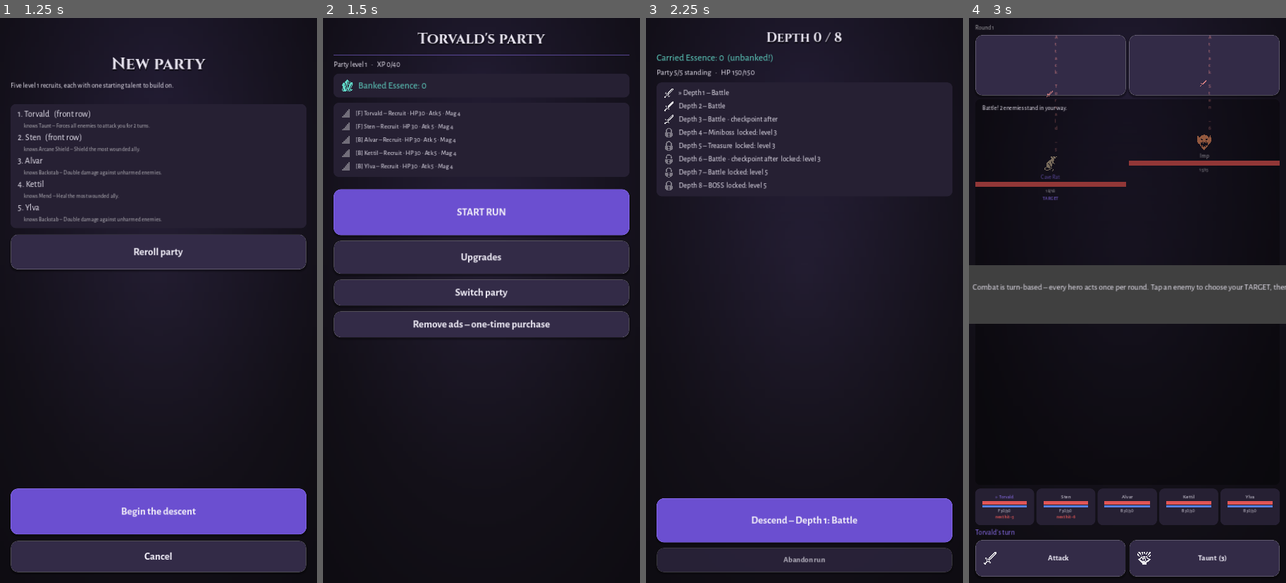
Above: before the commit, frames 1-4 (left to right).
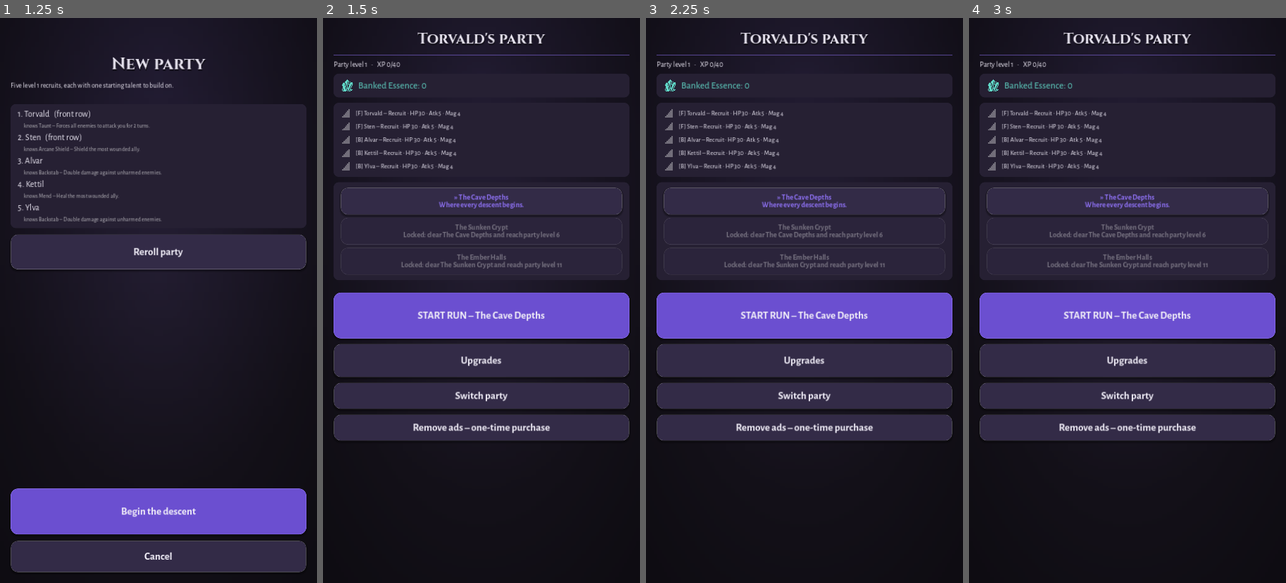
Above: after the commit, the same moments.

Repository: DrDev1337/Dreamapp
Game: Godot game, scene res://scenes/main.tscn
The game is run twice, just before and just after one commit, with the same random seed, the same clock (stepped at 60 frames per second) and the same inputs.
Inputs (mouse positions are in pixels of both pictures, inside the frame that each line leads up to):
- Up to frame 1 (1.25 s): click "+ New party" at 0.5 s
- Up to frame 2 (1.5 s): click "Begin the descent" at 1.25 s
- Up to frame 3 (2.25 s): click (804, 210) at 2 s, where only the run before the commit has a clickable "START RUN"
- Up to frame 4 (3 s): click (1127, 520) at 2.75 s, where only the run before the commit has a clickable "Descend – Depth 1: Battle"

Frame 1 is identical in both runs. In frame 2, 32% of the frame differs, in the area x 3-97%, y 30-75%; in frame 3, 42%; in frame 4, 66%, in the area x 0-100%, y 1-99%.

Commit message:
Add dungeon progression with rising difficulty
Three dungeons that unlock in sequence and keep the endgame dangerous:
The Cave Depths, The Sunken Crypt (level 6 + Cave boss) and The Ember
Halls (level 11 + Crypt boss).

- New Dungeons catalog; each dungeon has a depth_offset that continues
  the enemy/reward curve where the previous dungeon ended, plus its own
  level gates - no separate difficulty knobs to tune
- Boss kills are tracked per dungeon (party.dungeon_clears) and unlock
  the next one; victory screen announces newly opened dungeons
- Death piles are dungeon-bound: reclaiming lost Essence requires a run
  in the dungeon where the party fell
- Hub gets a dungeon selector (locked entries show their requirement);
  run map shows the dungeon name and its own gate levels
- Simulator always plays the deepest unlocked dungeon and tags outcomes
  by tier; new tests cover unlock rules, scaling, gates, pile binding
  and save/resume of the dungeon id

Co-Authored-By: Claude Fable 5 <noreply@anthropic.com>
Claude-Session: https://claude.ai/code/session_019aKYy591HB2eGFWw2i1t2D

Diff:
--- a/src/autoload/game.gd
+++ b/src/autoload/game.gd
@@ -78,10 +78,10 @@
 	return run != null and not run.finished
 
 
-func start_run() -> void:
+func start_run(dungeon_id: String = Dungeons.DEFAULT) -> void:
 	_run_seed_counter += 1
 	var seed_value := int(Time.get_unix_time_from_system()) + _run_seed_counter
-	run = RunState.start(party, seed_value)
+	run = RunState.start(party, seed_value, dungeon_id)
 	save_game()
 
 
--- a/src/core/balance.gd
+++ b/src/core/balance.gd
@@ -16,18 +16,20 @@
 const DEPTH_LEVEL_GATES := {4: 3, 7: 5}
 
 
-static func required_level_for_depth(depth: int) -> int:
+# Grindarna kan bytas per dungeon (Dungeons.CATALOG) – defaulten är
+# första dungeonens.
+static func required_level_for_depth(depth: int, gates: Dictionary = DEPTH_LEVEL_GATES) -> int:
 	var required := 1
-	for gate_depth in DEPTH_LEVEL_GATES:
-		if depth >= gate_depth:
-			required = maxi(required, DEPTH_LEVEL_GATES[gate_depth])
+	for gate_depth in gates:
+		if depth >= int(gate_depth):
+			required = maxi(required, int(gates[gate_depth]))
 	return required
 
 
-static func max_depth_for_level(level: int) -> int:
+static func max_depth_for_level(level: int, gates: Dictionary = DEPTH_LEVEL_GATES) -> int:
 	var max_depth := 0
 	for depth in range(1, RUN_ROOM_COUNT + 1):
-		if level >= required_level_for_depth(depth):
+		if level >= required_level_for_depth(depth, gates):
 			max_depth = depth
 	return max_depth
 
--- /dev/null
+++ b/src/core/dungeons.gd
@@ -0,0 +1,81 @@
+class_name Dungeons
+## Dungeonkatalog: spelet växer på djupet genom nya, svårare dungeons.
+## En dungeon låses upp genom att besegra bossen i den föregående plus
+## ett nivåkrav. depth_offset matas in i fiendeskalningen så att samma
+## kurva fortsätter: dungeon 2 börjar där dungeon 1 slutade – både
+## fiender och belöningar (Essens/XP) skalar automatiskt vidare.
+
+const CATALOG := {
+	"cave_depths":
+	{
+		"id": "cave_depths",
+		"tier": 1,
+		"name": "The Cave Depths",
+		"tagline": "Where every descent begins.",
+		"depth_offset": 0,
+		"entry_level": 1,
+		"gates": {4: 3, 7: 5},
+	},
+	"sunken_crypt":
+	{
+		"id": "sunken_crypt",
+		"tier": 2,
+		"name": "The Sunken Crypt",
+		"tagline": "Drowned halls, restless dead.",
+		"depth_offset": 8,
+		"entry_level": 6,
+		"gates": {4: 8, 7: 10},
+	},
+	"ember_halls":
+	{
+		"id": "ember_halls",
+		"tier": 3,
+		"name": "The Ember Halls",
+		"tagline": "The heat of the world's forge.",
+		"depth_offset": 16,
+		"entry_level": 11,
+		"gates": {4: 13, 7: 15},
+	},
+}
+
+const ORDER := ["cave_depths", "sunken_crypt", "ember_halls"]
+const DEFAULT := "cave_depths"
+
+
+static func get_dungeon(id: String) -> Dictionary:
+	return CATALOG.get(id, CATALOG[DEFAULT])
+
+
+## Dungeonen före denna i progressionen, "" för den första.
+static func previous_id(id: String) -> String:
+	var index := ORDER.find(id)
+	return ORDER[index - 1] if index > 0 else ""
+
+
+static func is_unlocked(party: PartyState, id: String) -> bool:
+	var dungeon := get_dungeon(id)
+	if party.level < int(dungeon["entry_level"]):
+		return false
+	var previous := previous_id(id)
+	return previous == "" or party.clears_of(previous) > 0
+
+
+## UI-text som förklarar vad som saknas för en låst dungeon.
+static func lock_reason(party: PartyState, id: String) -> String:
+	var dungeon := get_dungeon(id)
+	var parts: Array = []
+	var previous := previous_id(id)
+	if previous != "" and party.clears_of(previous) == 0:
+		parts.append("clear %s" % get_dungeon(previous)["name"])
+	if party.level < int(dungeon["entry_level"]):
+		parts.append("reach party level %d" % int(dungeon["entry_level"]))
+	return "Locked: " + " and ".join(parts) if not parts.is_empty() else ""
+
+
+## Den djupaste upplåsta dungeonen – rimlig default i hubben.
+static func highest_unlocked(party: PartyState) -> String:
+	var best := DEFAULT
+	for id in ORDER:
+		if is_unlocked(party, id):
+			best = id
+	return best
--- a/src/core/party.gd
+++ b/src/core/party.gd
@@ -11,8 +11,9 @@
 var banked_essence := 0
 var permanent_upgrades := {}
 var pending_boosts: Array = []
-var death_pile := {}  # {depth, essence, loot: []} – max en aktiv hög (US-2.5)
+var death_pile := {}  # {depth, essence, loot, dungeon_id} – max en aktiv hög (US-2.5)
 var bosses_defeated := 0
+var dungeon_clears := {}  # dungeon_id -> antal bossar besegrade där
 var tutorial_flags := {}
 var runs_completed := 0
 var deaths := 0  # partywipes
@@ -63,6 +64,10 @@
 	return "front" if index < Balance.FRONT_ROW_SIZE else "back"
 
 
+func clears_of(dungeon_id: String) -> int:
+	return int(dungeon_clears.get(dungeon_id, 0))
+
+
 func to_dict() -> Dictionary:
 	return {
 		"party_name": party_name,
@@ -74,6 +79,7 @@
 		"pending_boosts": pending_boosts,
 		"death_pile": death_pile,
 		"bosses_defeated": bosses_defeated,
+		"dungeon_clears": dungeon_clears,
 		"tutorial_flags": tutorial_flags,
 		"runs_completed": runs_completed,
 		"deaths": deaths,
@@ -92,6 +98,7 @@
 	party.pending_boosts = data.get("pending_boosts", [])
 	party.death_pile = data.get("death_pile", {})
 	party.bosses_defeated = int(data.get("bosses_defeated", 0))
+	party.dungeon_clears = data.get("dungeon_clears", {})
 	party.tutorial_flags = data.get("tutorial_flags", {})
 	party.runs_completed = int(data.get("runs_completed", 0))
 	party.deaths = int(data.get("deaths", 0))
--- a/src/core/run_state.gd
+++ b/src/core/run_state.gd
@@ -9,6 +9,7 @@
 ## utslagna tills en checkpoint väcker upp dem.
 
 var rooms: Array = []
+var dungeon_id: String = Dungeons.DEFAULT
 var current_depth := 0  # 0 = inte inne i något rum än
 var carried_essence := 0
 var unsecured_items: Array = []  # utrustade denna run, tappas vid wipe (US-5.2)
@@ -21,12 +22,21 @@
 
 
 ## Startar en ny run (US-1.1). Pending boosts aktiveras och förbrukas.
-static func start(party: PartyState, seed_value: int) -> RunState:
+static func start(
+	party: PartyState, seed_value: int, run_dungeon_id: String = Dungeons.DEFAULT
+) -> RunState:
 	var run := RunState.new()
+	run.dungeon_id = run_dungeon_id
 	run.rng.seed = seed_value
 	run.active_boosts = party.pending_boosts.duplicate(true)
 	party.pending_boosts = []
-	var pile_depth := int(party.death_pile.get("depth", -1)) if party.has_death_pile() else -1
+	# Dödshögen ligger i en specifik dungeon – bara runs där kan nå den.
+	var pile_depth := -1
+	if (
+		party.has_death_pile()
+		and String(party.death_pile.get("dungeon_id", Dungeons.DEFAULT)) == run_dungeon_id
+	):
+		pile_depth = int(party.death_pile.get("depth", -1))
 	run.rooms = RunGenerator.generate(run.rng, pile_depth)
 	run.heroes_combat = []
 	for i in party.heroes.size():
@@ -45,22 +55,36 @@
 	return {}
 
 
-## US-1.3: djupgräns kopplad till partynivå.
+func dungeon() -> Dictionary:
+	return Dungeons.get_dungeon(dungeon_id)
+
+
+## Djupet som matas in i fiende-/loot-skalningen: senare dungeons
+## fortsätter kurvan där den förra slutade.
+func effective_depth(depth: int) -> int:
+	return depth + int(dungeon()["depth_offset"])
+
+
+## US-1.3: djupgräns kopplad till partynivå. Grindarna är per dungeon.
 func max_reachable_depth(party: PartyState) -> int:
-	return Balance.max_depth_for_level(party.level)
+	return Balance.max_depth_for_level(party.level, dungeon()["gates"])
+
+
+func required_level_for(depth: int) -> int:
+	return Balance.required_level_for_depth(depth, dungeon()["gates"])
 
 
 func can_go_deeper(party: PartyState) -> bool:
 	if current_depth >= rooms.size():
 		return false
-	return party.level >= Balance.required_level_for_depth(current_depth + 1)
+	return party.level >= required_level_for(current_depth + 1)
 
 
 ## Text till UI:t när djupet är låst (US-1.3: tydlig indikation).
 func deeper_lock_reason(party: PartyState) -> String:
 	if current_depth >= rooms.size():
 		return ""
-	var required := Balance.required_level_for_depth(current_depth + 1)
+	var required := required_level_for(current_depth + 1)
 	if party.level < required:
 		return "Party level %d required to go deeper (you are level %d)." % [required, party.level]
 	return ""
@@ -90,11 +114,11 @@
 	match String(room["type"]):
 		"chest":
 			var bonus_rarity := _has_boost("bonus_rarity")
-			event["chest_item"] = Items.generate(rng, current_depth, bonus_rarity)
+			event["chest_item"] = Items.generate(rng, effective_depth(current_depth), bonus_rarity)
 		_:
 			var enemy_list: Array = []
 			for id in room["enemy_ids"]:
-				enemy_list.append(Enemies.spawn(id, current_depth))
+				enemy_list.append(Enemies.spawn(id, effective_depth(current_depth)))
 			combat = CombatEngine.new()
 			combat.setup(heroes_combat, enemy_list, rng.randi())
 			# Kör fram till första hjältens tur – snabbare fiender slår först.
@@ -117,11 +141,13 @@
 	var was_boss: bool = room["type"] == "boss"
 	var was_elite: bool = was_boss or room["type"] == "miniboss"
 	if was_elite:
-		loot = Items.generate(rng, current_depth, true, "epic" if was_boss else "")
+		loot = Items.generate(rng, effective_depth(current_depth), true, "epic" if was_boss else "")
 	elif rng.randf() < Balance.LOOT_DROP_CHANCE_NORMAL:
-		loot = Items.generate(rng, current_depth, _has_boost("bonus_rarity"))
+		loot = Items.generate(rng, effective_depth(current_depth), _has_boost("bonus_rarity"))
 	if was_boss:
 		party.bosses_defeated += 1
+		# Boss-kill räknas per dungeon och låser upp nästa (Dungeons).
+		party.dungeon_clears[dungeon_id] = party.clears_of(dungeon_id) + 1
 	# HP/mana följer med till nästa rum; stridsstatusar och cooldowns nollas.
 	heroes_combat = combat.heroes
 	for hero_combat in heroes_combat:
@@ -215,6 +241,7 @@
 			"depth": current_depth,
 			"essence": carried_essence,
 			"loot": unsecured_items.duplicate(true),
+			"dungeon_id": dungeon_id,
 		}
 	party.deaths += 1
 	var summary := {
@@ -268,6 +295,7 @@
 func to_dict() -> Dictionary:
 	return {
 		"rooms": rooms,
+		"dungeon_id": dungeon_id,
 		"current_depth": current_depth,
 		"carried_essence": carried_essence,
 		"unsecured_items": unsecured_items,
@@ -284,6 +312,7 @@
 static func from_dict(data: Dictionary) -> RunState:
 	var run := RunState.new()
 	run.rooms = data["rooms"]
+	run.dungeon_id = String(data.get("dungeon_id", Dungeons.DEFAULT))
 	run.current_depth = int(data["current_depth"])
 	run.carried_essence = int(data["carried_essence"])
 	run.unsecured_items = data["unsecured_items"]
--- a/src/ui/hub_screen.gd
+++ b/src/ui/hub_screen.gd
@@ -1,6 +1,8 @@
 extends ScreenBase
-## Hubben (US-8.1): roster, uppgraderingar och run-start.
+## Hubben (US-8.1): roster, dungeonval, uppgraderingar och run-start.
 ## US-1.1: "Start run" nås med max 2 tryck från appstart.
+
+var selected_dungeon := ""
 
 
 func build() -> void:
@@ -29,8 +31,12 @@
 		var pile_panel := UIKit.panel(Color("3a2a20"))
 		var pile_label := UIKit.body(
 			(
-				"Your lost Essence (%d) lies at depth %d. Reach it next run to reclaim it!"
-				% [int(pile.get("essence", 0)), int(pile.get("depth", 1))]
+				"Your lost Essence (%d) lies at depth %d in %s. Reach it to reclaim it!"
+				% [
+					int(pile.get("essence", 0)),
+					int(pile.get("depth", 1)),
+					Dungeons.get_dungeon(String(pile.get("dungeon_id", Dungeons.DEFAULT)))["name"]
+				]
 			),
 			15
 		)
@@ -47,9 +53,22 @@
 	roster_panel.add_child(roster_box)
 	layout.add_child(roster_panel)
 
+	# Dungeonval: nya, svårare dungeons låses upp av boss-kills.
+	if selected_dungeon == "" or not Dungeons.is_unlocked(party, selected_dungeon):
+		selected_dungeon = Dungeons.highest_unlocked(party)
+	var dungeon_panel := UIKit.panel()
+	var dungeon_box := VBoxContainer.new()
+	dungeon_box.add_theme_constant_override("separation", 6)
+	for id in Dungeons.ORDER:
+		dungeon_box.add_child(_dungeon_row(party, id))
+	dungeon_panel.add_child(dungeon_box)
+	layout.add_child(dungeon_panel)
+
 	layout.add_child(UIKit.spacer(4))
-	var start_button := UIKit.primary_button("START RUN", 104)
-	start_button.pressed.connect(main.begin_run)
+	var start_button := UIKit.primary_button(
+		"START RUN – %s" % Dungeons.get_dungeon(selected_dungeon)["name"], 104
+	)
+	start_button.pressed.connect(func(): main.begin_run(selected_dungeon))
 	layout.add_child(start_button)
 
 	var shop_button := UIKit.big_button("Upgrades", 76)
@@ -69,6 +88,29 @@
 				rebuild()
 		)
 		layout.add_child(iap_button)
+
+
+func _dungeon_row(party: PartyState, id: String) -> Control:
+	var dungeon := Dungeons.get_dungeon(id)
+	var unlocked := Dungeons.is_unlocked(party, id)
+	var selected: bool = id == selected_dungeon
+	var button := UIKit.big_button("", 62)
+	button.add_theme_font_size_override("font_size", 17)
+	if unlocked:
+		var clears := party.clears_of(id)
+		var status := "cleared x%d" % clears if clears > 0 else String(dungeon["tagline"])
+		button.text = "%s%s\n%s" % ["» " if selected else "", dungeon["name"], status]
+		if selected:
+			button.add_theme_color_override("font_color", UIKit.COLOR_ACCENT)
+		button.pressed.connect(
+			func():
+				selected_dungeon = id
+				rebuild()
+		)
+	else:
+		button.text = "%s\n%s" % [dungeon["name"], Dungeons.lock_reason(party, id)]
+		button.disabled = true
+	return button
 
 
 func _hero_row(party: PartyState, index: int) -> Control:
--- a/src/ui/main.gd
+++ b/src/ui/main.gd
@@ -137,8 +137,8 @@
 # --- Spelflöde ---
 
 
-func begin_run() -> void:
-	Game.start_run()
+func begin_run(dungeon_id: String = Dungeons.DEFAULT) -> void:
+	Game.start_run(dungeon_id)
 	show_run()
 
 
--- a/src/ui/run_screen.gd
+++ b/src/ui/run_screen.gd
@@ -11,7 +11,8 @@
 	layout.add_theme_constant_override("separation", 12)
 	add_child(UIKit.vmargin(layout))
 
-	layout.add_child(UIKit.title("Depth %d / %d" % [run.current_depth, run.rooms.size()], 30))
+	layout.add_child(UIKit.title(String(run.dungeon()["name"]), 26))
+	layout.add_child(UIKit.body("Depth %d / %d" % [run.current_depth, run.rooms.size()], 18))
 
 	var essence_label := UIKit.body("Carried Essence: %d  (unbanked!)" % run.carried_essence, 22)
 	essence_label.add_theme_color_override("font_color", UIKit.COLOR_ESSENCE)
@@ -45,9 +46,9 @@
 		)
 		var checkpoint_mark := "  · checkpoint after" if room.get("checkpoint_after", false) else ""
 		var lock_mark := ""
-		var locked: bool = party.level < Balance.required_level_for_depth(depth)
+		var locked: bool = party.level < run.required_level_for(depth)
 		if locked:
-			lock_mark = "  locked: level %d" % Balance.required_level_for_depth(depth)
+			lock_mark = "  locked: level %d" % run.required_level_for(depth)
 		var text_label := UIKit.body(
 			(
 				"%sDepth %d – %s%s%s%s"
--- a/src/ui/victory_screen.gd
+++ b/src/ui/victory_screen.gd
@@ -32,6 +32,18 @@
 	panel.add_child(box)
 	layout.add_child(panel)
 
+	# Progression: berätta när en ny dungeon just blivit nåbar.
+	for id in Dungeons.ORDER:
+		if party.clears_of(id) == 0 and Dungeons.is_unlocked(party, id):
+			var unlock_panel := UIKit.panel(Color("2a2440"))
+			var unlock_label := UIKit.body(
+				"A deeper place calls: %s is open." % Dungeons.get_dungeon(id)["name"], 17
+			)
+			unlock_label.add_theme_color_override("font_color", UIKit.COLOR_ACCENT)
+			unlock_panel.add_child(unlock_label)
+			layout.add_child(unlock_panel)
+			break
+
 	var filler := Control.new()
 	filler.size_flags_vertical = Control.SIZE_EXPAND_FILL
 	layout.add_child(filler)
--- a/tests/run_tests.gd
+++ b/tests/run_tests.gd
@@ -23,6 +23,7 @@
 	test_enemy_intents()
 	test_hero_and_classing()
 	test_run_generation()
+	test_dungeons()
 	test_essence_death_and_recovery()
 	test_upgrades()
 	test_items()
@@ -271,6 +272,53 @@
 	check(other[7]["type"] == "boss", "fasta regler gäller oavsett seed")
 
 
+func test_dungeons() -> void:
+	print("Dungeons…")
+	var party := PartyState.create(["A", "B", "C", "D", "E"])
+	check(Dungeons.ORDER.size() >= 3, "minst 3 dungeons i progressionen")
+	check(Dungeons.is_unlocked(party, "cave_depths"), "första dungeonen är alltid öppen")
+	check(not Dungeons.is_unlocked(party, "sunken_crypt"), "dungeon 2 är låst från start")
+	check(Dungeons.lock_reason(party, "sunken_crypt") != "", "låst dungeon förklarar varför")
+	party.level = 6
+	check(not Dungeons.is_unlocked(party, "sunken_crypt"), "nivå räcker inte utan boss-kill")
+	party.dungeon_clears["cave_depths"] = 1
+	check(Dungeons.is_unlocked(party, "sunken_crypt"), "boss-kill + nivå låser upp dungeon 2")
+	check(not Dungeons.is_unlocked(party, "ember_halls"), "dungeon 3 kräver mer")
+	check(Dungeons.highest_unlocked(party) == "sunken_crypt", "djupaste öppna föreslås")
+
+	# Svårare dungeon = starkare fiender och högre belöningar (samma kurva).
+	party.level = 20
+	var crypt_run := RunState.start(party, 7, "sunken_crypt")
+	check(crypt_run.effective_depth(1) == 9, "dungeon 2 fortsätter djupkurvan (offset 8)")
+	crypt_run.enter_next_room(party)
+	check(
+		int(crypt_run.combat.enemies[0]["max_hp"]) > 50,
+		"fiender i dungeon 2 är rejält starkare än djup 1"
+	)
+	check(crypt_run.required_level_for(4) == 8, "dungeon 2 har egna nivågrindar")
+
+	# Dungeon-id överlever save/resume.
+	var resumed := RunState.from_dict(JSON.parse_string(JSON.stringify(crypt_run.to_dict())))
+	check(resumed.dungeon_id == "sunken_crypt", "dungeon-id överlever resume")
+
+	# Dödshögen är dungeonbunden: nås bara av runs i samma dungeon.
+	crypt_run.current_depth = 2
+	crypt_run.carried_essence = 60
+	crypt_run.on_death(party)
+	check(String(party.death_pile["dungeon_id"]) == "sunken_crypt", "högen minns sin dungeon")
+	var cave_run := RunState.start(party, 8, "cave_depths")
+	var cave_has_pile := false
+	for room in cave_run.rooms:
+		if room.get("has_pile", false):
+			cave_has_pile = true
+	check(not cave_has_pile, "högen dyker inte upp i fel dungeon")
+	var crypt_run2 := RunState.start(party, 9, "sunken_crypt")
+	check(crypt_run2.rooms[1]["has_pile"], "högen ligger kvar i rätt dungeon")
+
+	# Boss-kill i en run registreras på runnens dungeon.
+	check(party.clears_of("sunken_crypt") == 0, "inga crypt-clears än")
+
+
 func test_essence_death_and_recovery() -> void:
 	print("Essens…")
 	var party := PartyState.create(["A", "B", "C", "D", "E"])
--- a/tools/simulate.gd
+++ b/tools/simulate.gd
@@ -73,9 +73,9 @@
 		for part in outcome.split("_"):
 			if part.begins_with("d") and part.substr(1).is_valid_int():
 				depth = int(part.substr(1))
-		if outcome == "boss_clear":
+		if outcome.ends_with("boss_clear"):
 			depth = 8
-		elif outcome.begins_with("death"):
+		elif outcome.contains("death"):
 			deaths += 1
 		depth_reached[depth] = int(depth_reached.get(depth, 0)) + 1
 	casual_mode = false
@@ -88,8 +88,12 @@
 		print("  slutdjup %d: %d" % [depth, depth_reached[depth]])
 
 
+## Spelar en run i den djupaste upplåsta dungeonen. Utfall taggas med
+## tier ("t2_boss_clear") så progressionen genom dungeons syns i loggen.
 func _play_run(party: PartyState, seed_value: int) -> String:
-	var run := RunState.start(party, seed_value)
+	var dungeon_id := Dungeons.highest_unlocked(party)
+	var tier := int(Dungeons.get_dungeon(dungeon_id)["tier"])
+	var run := RunState.start(party, seed_value, dungeon_id)
 	var banked_before := party.banked_essence
 	var outcome := ""
 	var safety := 0
@@ -129,6 +133,7 @@
 			elite_stats[room["type"]][1] += 1
 	if outcome == "":
 		outcome = "safety_stop"
+	outcome = "t%d_%s" % [tier, outcome]
 	outcome_counts[outcome] = int(outcome_counts.get(outcome, 0)) + 1
 	essence_banked_total += party.banked_essence - banked_before
 	return outcome
@@ -344,6 +349,7 @@
 	)
 	print("  Högar skapade: %d, återhämtade: %d" % [piles_created, piles_recovered])
 	print("  Nivå vid run 10/25/50/100: %s" % str(level_at_milestone))
+	print("  Dungeon-clears: %s" % str(party.dungeon_clears))
 	var classes: Array = []
 	for hero in party.heroes:
 		classes.append(hero.class_identity if hero.class_identity != "" else "-")
Not shown, changed: docs/party_design.md
